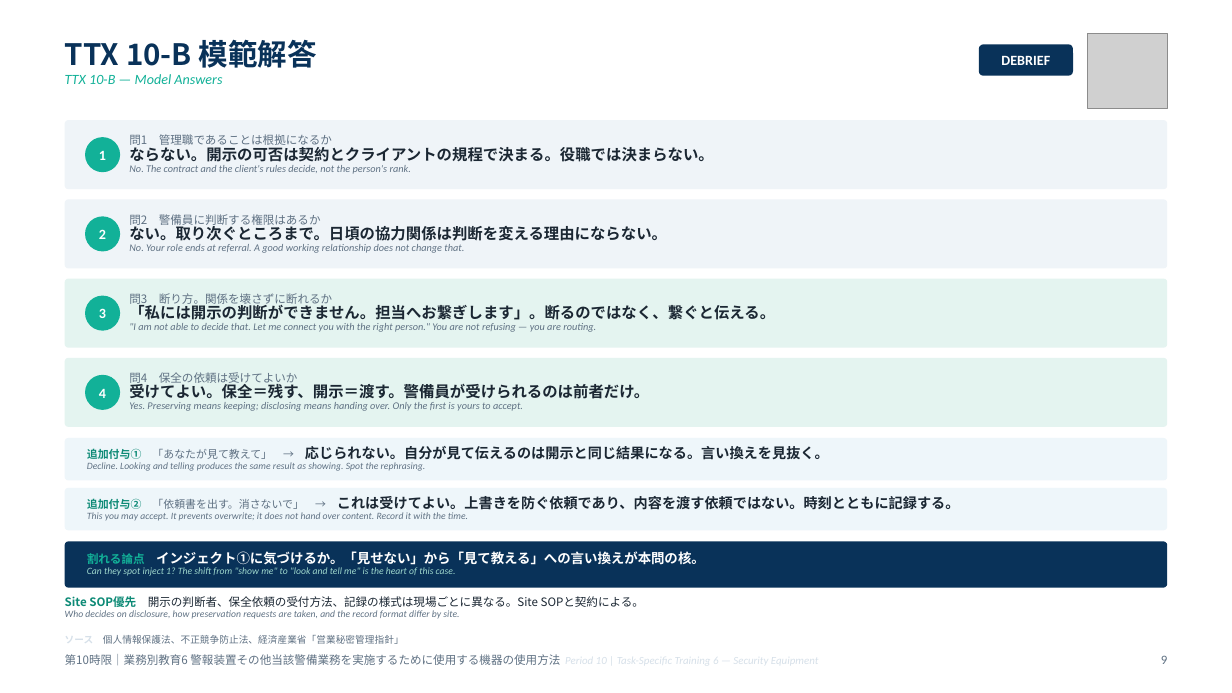
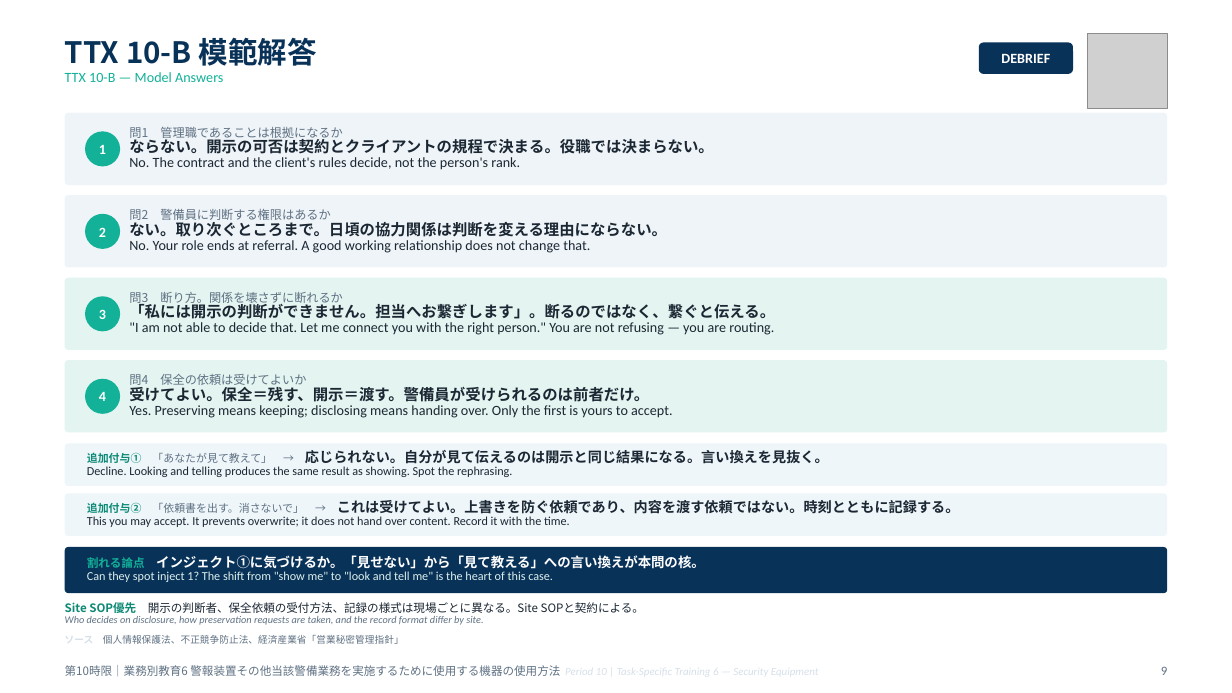
Before and after one commit to hrsmhiroshi-cpu/Training-, a slide deck: slide 9 of decks/06_10限_機器と総括.pptx. Drawn at 1232x693 pixels with LibreOffice and Linux fonts; fonts in the diff are those of the drawing; grey boxes stand for pictures. Boxes give left, top, right and bottom in pixels: in the first picture for what was removed or moved away, otherwise in the second. Text is boxed around its words. In the diff, an @@ line names an element or a change of style, - is before the commit and + after.

```diff
--- a/decks/06_10限_機器と総括.pptx
+++ b/decks/06_10限_機器と総括.pptx
@@ text at [65,72,223,82]: italic off in "TTX 10-B — Model Answers" @@
@@ 2 rounded rectangles, 1 text, 1 ellipse: place and size @@
-2 rounded rectangles, 1 text, 1 ellipse at [65,120,1167,269]
+2 rounded rectangles, 1 text, 1 ellipse at [65,113,1167,267]
@@ proportions changed in 4 elements at [65,277,1167,349], [65,195,1167,267], [65,360,1167,433], [65,113,1167,185] @@
@@ text "問1 管理職であることは根拠になるか": place and size @@
-text "問1 管理職であることは根拠になるか" at [129,134,713,174]
+text "問1 管理職であることは根拠になるか" at [129,127,713,170]
@@ text at [129,127,520,170]: size 9 to 9.5 pt in "問1 管理職であることは根拠になるか"; size 8 to 11 pt, text colour #5F7183 to #1B2733, italic off in "No. The contract and the client's rules ..." @@
@@ text at [129,209,590,253]: size 9 to 9.5 pt in "問2 警備員に判断する権限はあるか"; size 8 to 11 pt, text colour #5F7183 to #1B2733, italic off in "No. Your role ends at referral. A ..." @@
@@ text at [129,292,774,335]: size 9 to 9.5 pt in "問3 断り方。関係を壊さずに断れるか"; size 8 to 11 pt, text colour #5F7183 to #1B2733, italic off in ""I am not able to decide that. ..." @@
@@ rounded rectangle: place and size @@
-rounded rectangle at [65,358,1167,427]
+rounded rectangle at [65,360,1167,433]
@@ text at [129,374,672,418]: size 9 to 9.5 pt in "問4 保全の依頼は受けてよいか"; size 8 to 11 pt, text colour #5F7183 to #1B2733, italic off in "Yes. Preserving means keeping; disclosing means handing ..." @@
@@ text at [87,466,512,477]: size 7.5 to 9.5 pt, text colour #5F7183 to #1B2733, italic off in "Decline. Looking and telling produces the same ..." @@
@@ text at [87,516,570,527]: size 7.5 to 9.5 pt, text colour #5F7183 to #1B2733, italic off in "This you may accept. It prevents overwrite; ..." @@
@@ 3 rounded rectangles, 1 ellipse: place and size @@
-3 rounded rectangles, 1 ellipse at [65,375,1167,588]
+3 rounded rectangles, 1 ellipse at [65,379,1167,593]
@@ text at [87,571,553,582]: size 7.5 to 9.5 pt, text colour #9FD8CD to #DCEFEB, italic off in "Can they spot inject 1? The shift ..." @@
@@ text at [65,616,483,625]: size 7.5 to 8 pt in "Who decides on disclosure, how preservation requests ..." @@
@@ text "第10時限｜業務別教育6 警報装置その他当該警備業務を実施するために使用する機器の使用方法 Period 10 | ...": place and size @@
-text "第10時限｜業務別教育6 警報装置その他当該警備業務を実施するために使用する機器の使用方法 Period 10 | ..." at [65,654,560,665]
+text "第10時限｜業務別教育6 警報装置その他当該警備業務を実施するために使用する機器の使用方法 Period 10 | ..." at [65,665,560,676]
@@ text "9": place and size @@
-text "9" at [1161,655,1167,664]
+text "9" at [1161,666,1167,675]
```
Also in this commit, not shown: 14 other slides changed, 7 other files.
